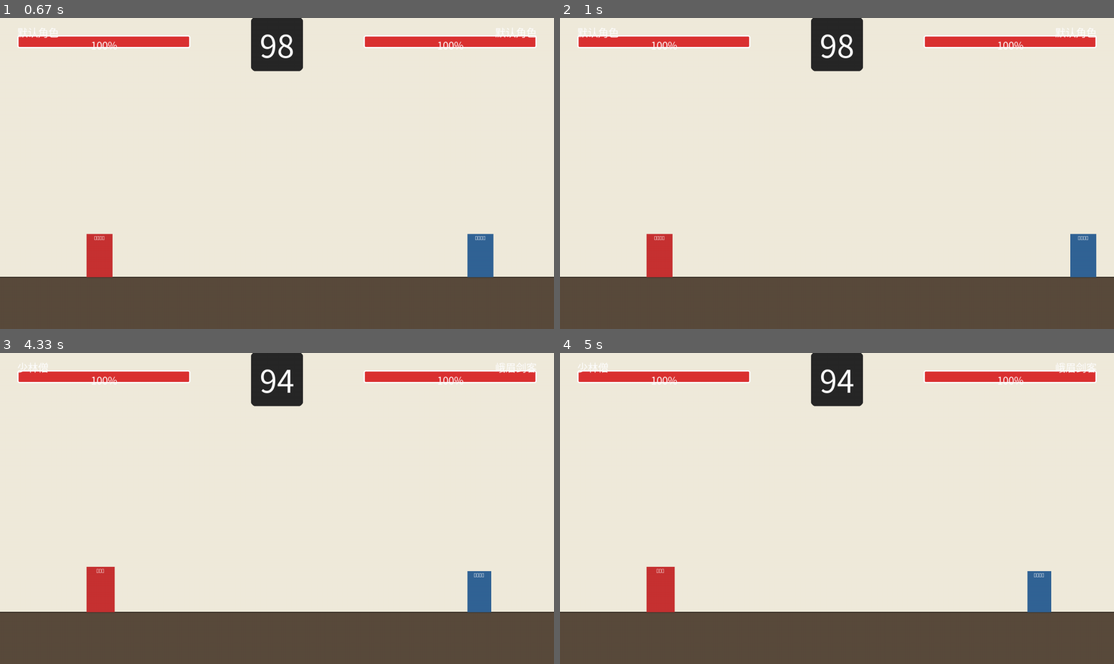
Above: before the commit, frames 1-4 (two rows, left to right).
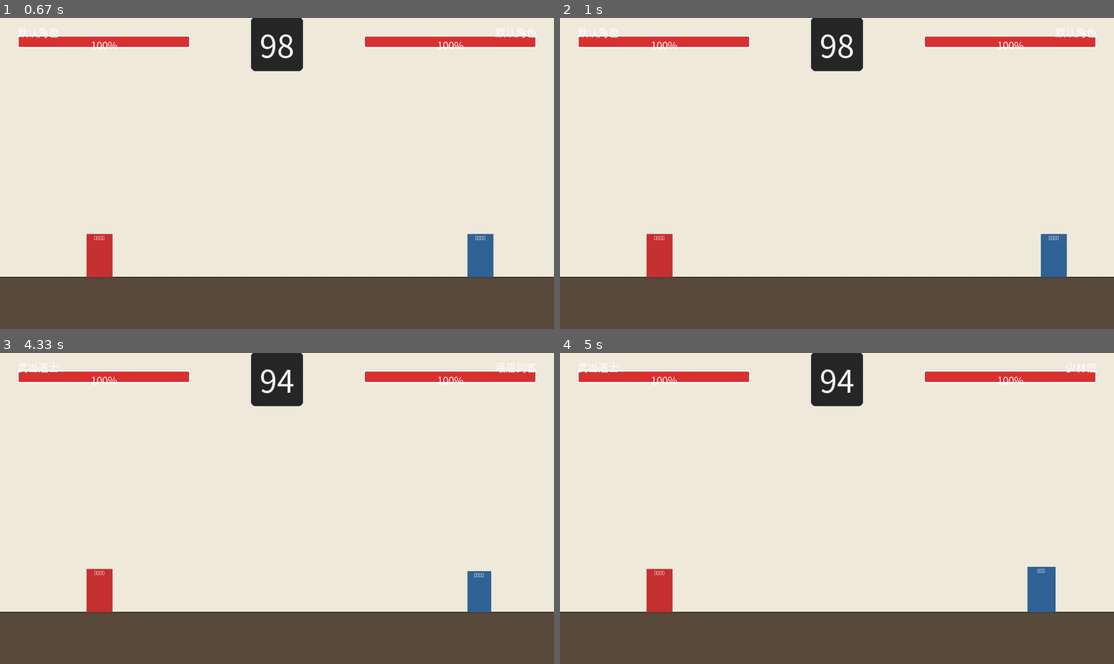
Above: after the commit, the same moments.

Repository: BreezeRidge/chinese-fighter
Game: pygame game, started from src/main.py
The game is run twice, just before and just after one commit, with the same random seed, the same clock (stepped at 60 frames per second) and the same inputs.
Inputs:
- Up to frame 1 (0.67 s): tap E at 0.33 s
- Up to frame 2 (1 s): hold Q from 0.67 s (still down); hold Right from 0.67 s (still down)
- Up to frame 3 (4.33 s): release Q at 1.13 s; release Right at 1.13 s; hold F 1.17-1.63 s; hold Right 1.17-1.63 s; hold H 1.67-2.13 s; hold Right 1.67-2.13 s; hold F1 2.67-3.13 s; hold Up 2.67-3.13 s; hold E 3.17-3.63 s; hold Up 3.17-3.63 s; tap Q at 3.67 s; tap F4 at 4 s
- Up to frame 4 (5 s): tap E at 4.33 s; hold F3 from 4.67 s (still down); hold Up from 4.67 s (still down)

Frame 1 is identical in both runs. In frame 2, 1.3% of the frame differs, in the area x 86-97%, y 69-84%; in frame 3, 0.2%; in frame 4, 0.4%.

Commit message:
feat: v0.3.0 - 特殊招式系统 + 武当道士角色
核心功能：
- 特殊招式系统（Q/E键触发，独立冷却机制）
- 新增第三个角色：武当道士（防御型）
- 三大角色特殊招式：
  * 少林僧：罗汉拳（25伤害）、金刚身（3秒减伤70%）
  * 峨眉剑客：飞燕斩（18伤害150范围）、疾风步（2秒速度+100%）
  * 武当道士：太极推手（低伤高击退）、太极气盾（4秒格挡反伤）
- 增益系统（Buff）：速度增强、减伤、反伤、无敌帧
- 增益效果实时生效（移动速度、受伤减免）

技术实现：
- special_moves.py: 特殊招式数据驱动系统
- buff_effects.py: 增益效果处理模块
- 状态机新增：SPECIAL、BUFF 状态
- 角色属性动态修正（速度、减伤计算）

快捷键扩展：
- F3: 武当 vs 少林
- F4: 武当 vs 峨眉

代码量：+350行

Diff:
--- /dev/null
+++ b/src/buff_effects.py
@@ -0,0 +1,32 @@
+"""
+特殊招式系统 - 增益效果处理
+武当道士、少林僧、峨眉剑客的特殊能力实现
+"""
+
+# 增益效果类型
+class BuffType:
+    """增益效果类型枚举"""
+    DEFENSE = "defense"  # 防御增强（金刚身、太极气盾）
+    SPEED = "speed"      # 速度增强（疾风步）
+    INVINCIBLE = "invincible"  # 无敌（闪避）
+    REFLECT = "reflect"  # 反伤（太极气盾）
+
+
+def apply_wudang_shield_buff(fighter):
+    """武当道士 - 太极气盾效果"""
+    fighter.active_buffs["太极气盾"] = 4.0  # 持续4秒
+    fighter.active_buffs["reflect_damage"] = 0.5  # 反伤50%
+
+
+def apply_shaolin_body_buff(fighter):
+    """少林僧 - 金刚身效果"""
+    fighter.active_buffs["金刚身"] = 3.0  # 持续3秒
+    fighter.active_buffs["damage_reduction"] = 0.7  # 减伤70%
+    fighter.active_buffs["speed_penalty"] = -0.3  # 速度减少30%
+
+
+def apply_emei_speed_buff(fighter):
+    """峨眉剑客 - 疾风步效果"""
+    fighter.active_buffs["疾风步"] = 2.0  # 持续2秒
+    fighter.active_buffs["speed_boost"] = 1.0  # 速度提升100%
+    fighter.active_buffs["attack_speed_boost"] = 0.5  # 攻击速度提升50%
--- a/src/config.py
+++ b/src/config.py
@@ -103,11 +103,30 @@
     block_reduction=0.4,
 )
 
+WUDANG_DAOIST = CharacterStats(
+    name="武当道士",
+    max_health=110,  # 中等血量
+    move_speed=300,  # 中等速度
+    jump_velocity=-600,
+    width=60,
+    height=100,
+    light_damage=5,
+    light_range=90,
+    light_duration=0.2,
+    heavy_damage=14,
+    heavy_range=95,
+    heavy_duration=0.35,
+    heavy_knockback=180,
+    hit_stun_duration=0.3,
+    block_reduction=0.7,  # 格挡效果最好
+)
+
 # 角色选择字典
 CHARACTERS = {
     "default": DEFAULT_FIGHTER,
     "shaolin": SHAOLIN_MONK,
     "emei": EMEI_SWORDSMAN,
+    "wudang": WUDANG_DAOIST,
 }
 
 # ============================================================================
--- a/src/fighter.py
+++ b/src/fighter.py
@@ -1,11 +1,13 @@
 """
 角色类 - 处理战斗角色的状态、移动、攻击、碰撞
 重构：使用CharacterStats数据类，提升可扩展性
+v0.3.0: 添加特殊招式系统支持
 """
 import pygame
 from enum import Enum, auto
 from typing import Optional, Set
 from config import CharacterStats, CHARACTERS, GRAVITY, GROUND_Y, Color, FRICTION
+from special_moves import SpecialMove, SpecialMoveSystem, get_special_moves
 
 
 class FighterState(Enum):
@@ -15,8 +17,10 @@
     JUMP = auto()
     ATTACK_LIGHT = auto()
     ATTACK_HEAVY = auto()
+    SPECIAL = auto()  # 新增：特殊招式状态
     HIT = auto()
     BLOCK = auto()
+    BUFF = auto()  # 新增：增益状态（金刚身、疾风步等）
 
 
 class AttackBox:
@@ -86,6 +90,15 @@
         self.combo_count = 0
         self.combo_timer = 0.0
 
+        # 特殊招式系统
+        self.character_key = character_key
+        self.special_moves = get_special_moves(character_key)
+        self.special_move_system = SpecialMoveSystem()
+        self.active_special: Optional[SpecialMove] = None  # 当前激活的特殊招式
+
+        # 增益状态（buff）
+        self.active_buffs = {}  # {buff_name: remaining_time}
+
         # 渲染
         self.image = self._create_character_surface()
         self.rect = self.image.get_rect(bottomleft=(int(self.pos_x), int(self.pos_y)))
@@ -126,6 +139,12 @@
         self.attack_cooldown = max(0, self.attack_cooldown - dt)
         self.combo_timer = max(0, self.combo_timer - dt)
 
+        # 更新特殊招式冷却
+        self.special_move_system.update(dt)
+
+        # 更新增益效果
+        self._update_buffs(dt)
+
         # 连击超时重置
         if self.combo_timer == 0:
             self.combo_count = 0
@@ -135,6 +154,8 @@
             self._update_hit_state(dt)
         elif self.state == FighterState.BLOCK:
             self._update_block_state(dt, keys)
+        elif self.state == FighterState.SPECIAL:
+            self._update_special_state(dt)
         elif self.state in [FighterState.ATTACK_LIGHT, FighterState.ATTACK_HEAVY]:
             self._update_attack_state(dt)
         else:
@@ -209,6 +230,12 @@
 
         self.vel_x = move_input * self.stats.move_speed
 
+        # 应用增益效果的速度修正
+        if "speed_boost" in self.active_buffs:
+            self.vel_x *= (1 + self.active_buffs["speed_boost"])
+        if "speed_penalty" in self.active_buffs:
+            self.vel_x *= (1 + self.active_buffs["speed_penalty"])
+
         # 只有在地面上且不在跳跃状态时才更新 IDLE/WALK 状态
         if self.pos_y >= GROUND_Y and self.state != FighterState.JUMP:
             if move_input != 0:
@@ -222,6 +249,11 @@
                 self._start_attack(light=True)
             elif keys[heavy]:
                 self._start_attack(light=False)
+
+        # 特殊招式（Q/E键）
+        for special_move in self.special_moves:
+            if keys[special_move.key] and self.special_move_system.can_use(special_move):
+                self._use_special_move(special_move)
 
     # ========================================================================
     # 攻击系统
@@ -299,10 +331,24 @@
             damage: 伤害值
             knockback_direction: 击退方向（1=右，-1=左）
         """
+        # 无敌状态免疫伤害
+        if self.is_invincible():
+            return
+
+        # 增益效果减伤
+        damage_reduction = self.get_damage_reduction()
+        if damage_reduction > 0:
+            damage = int(damage * (1 - damage_reduction))
+
         # 格挡减伤
         if self.state == FighterState.BLOCK:
             damage = int(damage * (1 - self.stats.block_reduction))
             knockback_direction *= 0.5  # 格挡减少击退
+
+            # 太极气盾反伤
+            if "reflect_damage" in self.active_buffs:
+                # 这里需要通过游戏主循环处理反伤，暂时标记
+                self.active_buffs["pending_reflect"] = damage * self.active_buffs["reflect_damage"]
 
         self.health = max(0, self.health - damage)
         self.state = FighterState.HIT
@@ -327,6 +373,121 @@
 
         if not keys[block_key]:
             self.state = FighterState.IDLE
+
+    # ========================================================================
+    # 特殊招式系统
+    # ========================================================================
+
+    def _use_special_move(self, special_move: SpecialMove):
+        """
+        使用特殊招式
+
+        Args:
+            special_move: 特殊招式对象
+        """
+        # 启动冷却
+        self.special_move_system.use(special_move)
+        self.active_special = special_move
+        self.state_timer = 0
+
+        # 根据招式类型执行不同效果
+        if special_move.damage > 0:
+            # 攻击型招式
+            self.state = FighterState.SPECIAL
+            self._create_attack_box(
+                special_move.range,
+                special_move.damage,
+                special_move.knockback
+            )
+        else:
+            # 增益型招式
+            self.state = FighterState.BUFF
+            self._apply_special_buff(special_move)
+
+    def _update_special_state(self, dt: float):
+        """更新特殊招式状态"""
+        if not self.active_special:
+            self.state = FighterState.IDLE
+            return
+
+        if self.state_timer >= self.active_special.duration:
+            self.state = FighterState.IDLE
+            self.state_timer = 0
+            self.attack_box = None
+            self.active_special = None
+        else:
+            # 持续更新攻击框位置
+            if self.attack_box:
+                if self.facing_right:
+                    self.attack_box.rect.x = self.pos_x + self.stats.width // 2
+                else:
+                    range_px = self.attack_box.rect.width
+                    self.attack_box.rect.x = self.pos_x - range_px
+
+    def _apply_special_buff(self, special_move: SpecialMove):
+        """
+        应用特殊招式增益效果
+
+        Args:
+            special_move: 特殊招式对象
+        """
+        from buff_effects import (
+            apply_shaolin_body_buff,
+            apply_emei_speed_buff,
+            apply_wudang_shield_buff
+        )
+
+        # 根据角色和招式名称应用对应增益
+        if self.character_key == "shaolin" and special_move.name == "金刚身":
+            apply_shaolin_body_buff(self)
+        elif self.character_key == "emei" and special_move.name == "疾风步":
+            apply_emei_speed_buff(self)
+        elif self.character_key == "wudang" and special_move.name == "太极气盾":
+            apply_wudang_shield_buff(self)
+        elif special_move.name == "闪避":
+            # 默认角色的闪避
+            self.active_buffs["invincible"] = special_move.duration
+
+    def _update_buffs(self, dt: float):
+        """更新所有增益效果"""
+        # 更新所有增益的剩余时间
+        expired_buffs = []
+        for buff_name in list(self.active_buffs.keys()):
+            self.active_buffs[buff_name] -= dt
+            if self.active_buffs[buff_name] <= 0:
+                expired_buffs.append(buff_name)
+
+        # 移除过期增益
+        for buff_name in expired_buffs:
+            del self.active_buffs[buff_name]
+
+    def get_effective_move_speed(self) -> float:
+        """获取考虑增益后的实际移动速度"""
+        speed = self.stats.move_speed
+
+        # 金刚身减速
+        if "speed_penalty" in self.active_buffs:
+            speed *= (1 + self.active_buffs["speed_penalty"])
+
+        # 疾风步加速
+        if "speed_boost" in self.active_buffs:
+            speed *= (1 + self.active_buffs["speed_boost"])
+
+        return speed
+
+    def get_damage_reduction(self) -> float:
+        """获取当前伤害减免比例（0-1）"""
+        reduction = 0.0
+
+        # 金刚身减伤
+        if "damage_reduction" in self.active_buffs:
+            reduction = max(reduction, self.active_buffs["damage_reduction"])
+
+        return reduction
+
+    def is_invincible(self) -> bool:
+        """检查是否处于无敌状态"""
+        return "invincible" in self.active_buffs
 
     # ========================================================================
     # 碰撞检测辅助
--- a/src/main.py
+++ b/src/main.py
@@ -83,10 +83,16 @@
         elif key == pygame.K_r and self.game_over:
             self.reset_game()
         elif key == pygame.K_F1:
-            # 调试：切换角色
+            # 调试：切换角色组合
             self._init_fighters("shaolin", "emei")
         elif key == pygame.K_F2:
             self._init_fighters("emei", "shaolin")
+        elif key == pygame.K_F3:
+            # 新增：武当 vs 少林
+            self._init_fighters("wudang", "shaolin")
+        elif key == pygame.K_F4:
+            # 新增：武当 vs 峨眉
+            self._init_fighters("wudang", "emei")
 
     # ========================================================================
     # 游戏逻辑
--- /dev/null
+++ b/src/special_moves.py
@@ -0,0 +1,191 @@
+"""
+特殊招式系统
+设计原则：每个角色拥有独特的特殊招式，增加战斗深度
+"""
+from dataclasses import dataclass
+from typing import Callable
+import pygame
+
+
+@dataclass
+class SpecialMove:
+    """
+    特殊招式数据类
+
+    Attributes:
+        name: 招式名称
+        key: 触发按键（pygame.K_*）
+        cooldown: 冷却时间（秒）
+        damage: 伤害值
+        range: 攻击范围（像素）
+        duration: 动画持续时间（秒）
+        knockback: 击退力度
+        cost: 能量消耗（预留，后续实现能量系统）
+        description: 招式描述
+    """
+    name: str
+    key: int
+    cooldown: float
+    damage: int
+    range: int
+    duration: float
+    knockback: float
+    cost: int = 0
+    description: str = ""
+
+
+class SpecialMoveSystem:
+    """
+    特殊招式管理系统
+    职责：管理每个角色的特殊招式库，处理冷却时间
+    """
+
+    def __init__(self):
+        # 招式冷却计时器 {招式名: 剩余冷却时间}
+        self.cooldowns = {}
+
+    def can_use(self, move: SpecialMove) -> bool:
+        """检查招式是否可用（冷却完成）"""
+        return self.cooldowns.get(move.name, 0) <= 0
+
+    def use(self, move: SpecialMove):
+        """使用招式（启动冷却）"""
+        self.cooldowns[move.name] = move.cooldown
+
+    def update(self, dt: float):
+        """更新所有招式冷却时间"""
+        for name in list(self.cooldowns.keys()):
+            self.cooldowns[name] = max(0, self.cooldowns[name] - dt)
+
+    def get_cooldown_percent(self, move: SpecialMove) -> float:
+        """获取招式冷却百分比（0-1，0=可用，1=刚使用）"""
+        if move.cooldown == 0:
+            return 0
+        return self.cooldowns.get(move.name, 0) / move.cooldown
+
+
+# ============================================================================
+# 角色特殊招式定义
+# ============================================================================
+
+# 少林僧 - 力量型
+SHAOLIN_SPECIAL_1 = SpecialMove(
+    name="罗汉拳",
+    key=pygame.K_q,  # Q键
+    cooldown=5.0,
+    damage=25,
+    range=120,
+    duration=0.6,
+    knockback=300,
+    cost=30,
+    description="蓄力重击，造成巨额伤害和击退"
+)
+
+SHAOLIN_SPECIAL_2 = SpecialMove(
+    name="金刚身",
+    key=pygame.K_e,  # E键
+    cooldown=8.0,
+    damage=0,
+    range=0,
+    duration=3.0,  # 持续3秒
+    knockback=0,
+    cost=50,
+    description="3秒内受到伤害减少70%，移动速度-30%"
+)
+
+# 峨眉剑客 - 速度型
+EMEI_SPECIAL_1 = SpecialMove(
+    name="飞燕斩",
+    key=pygame.K_q,
+    cooldown=4.0,
+    damage=18,
+    range=150,
+    duration=0.3,
+    knockback=100,
+    cost=25,
+    description="快速前冲斩击，超远攻击范围"
+)
+
+EMEI_SPECIAL_2 = SpecialMove(
+    name="疾风步",
+    key=pygame.K_e,
+    cooldown=6.0,
+    damage=0,
+    range=0,
+    duration=2.0,  # 持续2秒
+    knockback=0,
+    cost=35,
+    description="2秒内移动速度+100%，攻击速度+50%"
+)
+
+# 武当道士 - 防御型（新角色）
+WUDANG_SPECIAL_1 = SpecialMove(
+    name="太极推手",
+    key=pygame.K_q,
+    cooldown=5.0,
+    damage=10,
+    range=100,
+    duration=0.4,
+    knockback=400,  # 超强击退
+    cost=30,
+    description="四两拨千斤，低伤害但超强击退"
+)
+
+WUDANG_SPECIAL_2 = SpecialMove(
+    name="太极气盾",
+    key=pygame.K_e,
+    cooldown=10.0,
+    damage=0,
+    range=0,
+    duration=4.0,  # 持续4秒
+    knockback=0,
+    cost=60,
+    description="4秒内格挡成功时反弹50%伤害给攻击者"
+)
+
+# 默认角色（无特殊招式）
+DEFAULT_SPECIAL_1 = SpecialMove(
+    name="普通重击",
+    key=pygame.K_q,
+    cooldown=3.0,
+    damage=20,
+    range=110,
+    duration=0.5,
+    knockback=150,
+    cost=20,
+    description="增强版重攻击"
+)
+
+DEFAULT_SPECIAL_2 = SpecialMove(
+    name="闪避",
+    key=pygame.K_e,
+    cooldown=5.0,
+    damage=0,
+    range=0,
+    duration=0.5,
+    knockback=0,
+    cost=25,
+    description="短暂无敌"
+)
+
+
+# 角色招式映射表
+CHARACTER_SPECIAL_MOVES = {
+    "default": [DEFAULT_SPECIAL_1, DEFAULT_SPECIAL_2],
+    "shaolin": [SHAOLIN_SPECIAL_1, SHAOLIN_SPECIAL_2],
+    "emei": [EMEI_SPECIAL_1, EMEI_SPECIAL_2],
+    "wudang": [WUDANG_SPECIAL_1, WUDANG_SPECIAL_2],
+}
+
+
+def get_special_moves(character_key: str) -> list[SpecialMove]:
+    """
+    获取角色的特殊招式列表
+
+    Args:
+        character_key: 角色键名（如 "shaolin", "emei"）
+
+    Returns:
+        包含2个特殊招式的列表
+    """
+    return CHARACTER_SPECIAL_MOVES.get(character_key, CHARACTER_SPECIAL_MOVES["default"])
--- a/src/ui.py
+++ b/src/ui.py
@@ -268,8 +268,8 @@
         )
         self.screen.blit(hint_surface, hint_rect)
 
-        # 调试提示（按F1/F2切换角色）
-        debug_hint = "F1: 少林 vs 峨眉 | F2: 峨眉 vs 少林"
+        # 调试提示（按F1/F2/F3/F4切换角色）
+        debug_hint = "F1:少林vs峨眉 F2:峨眉vs少林 F3:武当vs少林 F4:武当vs峨眉"
         debug_surface = self.font_tiny.render(debug_hint, True, (150, 150, 150))
         debug_rect = debug_surface.get_rect(
             center=(WINDOW_WIDTH // 2, WINDOW_HEIGHT // 2 + 100)
